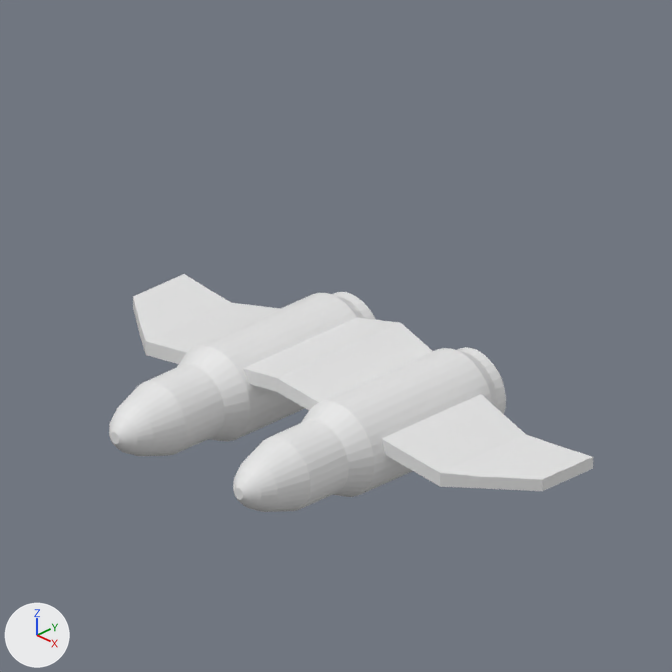
What one commit did to the Blender file data/plane.blend.
The view is the same before and after, from the file's camera 'Camera'. Lighting does not change. The marker at lower left points along +X, +Y and +Z.

Script lines for the objects in view, before the commit:
```python
me_cube_001 = bpy.data.meshes.new('Cube.001')
me_cube_001.from_pydata(...)  # 16 vertices, 13 faces; spans x -3.15..0.0, y -0.91..1.0, z -0.08..0.52
# before: 0 (-2.27, -0.66, -0.08) at pixel (145, 355), 1 (-2.27, -0.66, 0.08) at pixel (145, 341), 2 (-2.27, 0.66, -0.08), 3 (-2.27, 0.66, 0.08) at pixel (231, 302), 4 (0.0, -0.91, 0.36) at pixel (277, 391)
# before: 5 (0.0, -0.91, 0.52) at pixel (277, 378), 6 (0.0, 1.0, 0.36), 7 (0.0, 1.0, 0.52) at pixel (400, 322)
me_cylinder = bpy.data.meshes.new('Cylinder')
me_cylinder.from_pydata(...)  # 448 vertices, 418 faces; spans x -1.51..-0.41, y -0.55..0.55, z -1.28..2.45
ob_cube = bpy.data.objects.new('Cube', me_cube_001)
ob_cube.parent = ob_empty
ob_cube.location = (0.0, 0.0, 0.0)
_m = ob_cube.modifiers.new('Mirror', 'MIRROR')
ob_cylinder = bpy.data.objects.new('Cylinder', me_cylinder)
ob_cylinder.parent = ob_empty
ob_cylinder.location = (0.0, 0.0, 0.0)
ob_cylinder.rotation_euler = (1.571, 0.0, 0.0)  # degrees (90, 0, 0)
_m = ob_cylinder.modifiers.new('Mirror', 'MIRROR')
```
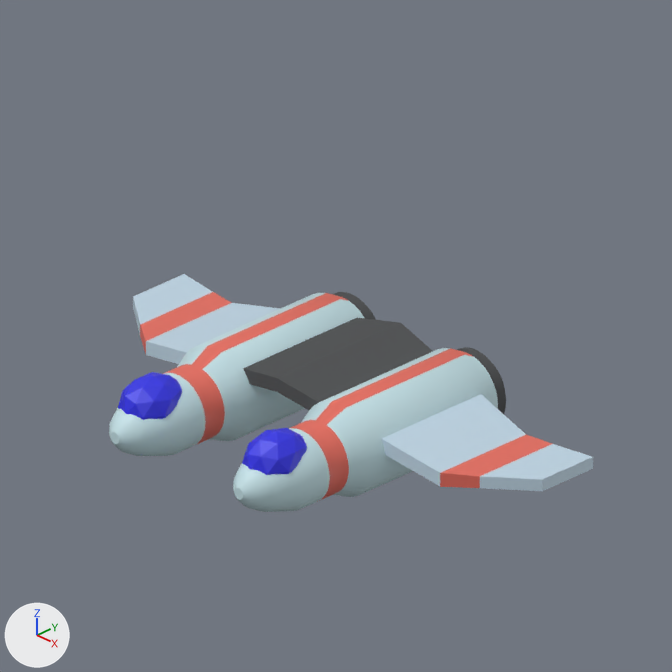
What the commit changed:
Material 'Material.005' (mat_material_005) is new.
Its base color is (0.8, 0.154, 0.114) (red #e76d5f).
Material 'Material.004' (mat_material_004) is new.
Its base color is (0.0962, 0.0997, 0.102) (dark grey #57595a).
Its specular ior level is 0.0.
Material 'Material.003' (mat_material_003) is new.
Its base color is (0.539, 0.686, 0.8) (blue #c2d8e7).
Material 'Material.006' (mat_material_006) is new.
Its base color is (0.753, 0.44, 0.799) (pink #e1b1e7).
Its emission color is (0.753, 0.44, 0.799) (pink #e1b1e7).
Its emission strength is 0.7.
Material 'Material.001' (mat_material_001) is new.
Its base color is (0.556, 0.754, 0.8) (white #c5e1e7).
Material 'Material.002' (mat_material_002) is new.
Its base color is (0.00476, 0.00454, 0.8) (blue #0f0ee7).
Its specular ior level is 1.0.
me_cylinder is used by ob_cylinder; parent ob_empty; location (0.0, 0.0, 0.0); rotation (1.571, 0.0, 0.0), in degrees (90, 0, 0).
me_cylinder had 448 vertices, 418 faces and spanned x -1.51..-0.41, y -0.55..0.55, z -1.28..2.45.
me_cylinder now has 480 vertices, 450 faces and spans x -1.51..-0.41, y -0.55..0.55, z -1.28..2.45.
Part 1, on me_cylinder:
32 faces are deleted.
32 new vertices lie (0.0, 0.0, 0.29) away from vertices in x -1.38..-0.53, y -0.43..0.43, z 1.19.
32 new faces join them, mat_material_001 (white #c5e1e7).
32 new faces join them, mat_material_005 (red #e76d5f).
me_cylinder part 2: 219 faces spanning x -1.51..-0.41, y -0.55..0.54, z -1.07..2.45 switch from no material to mat_material_001 (white #c5e1e7).
me_cylinder part 3: 6 faces spanning x -1.06..-0.85, y 0.42..0.55, z -1.07..1.19 switch from no material to mat_material_005 (red #e76d5f).
me_cylinder part 4: 96 faces spanning x -1.42..-0.49, y -0.46..0.46, z -1.28..-1.07 switch from no material to mat_material_004 (dark grey #57595a).
me_cylinder now uses material mat_material_006 (pink #e1b1e7).
me_cube_001 is used by ob_cube; parent ob_empty; location (0.0, 0.0, 0.0).
Verts and faces of me_cube_001; kept vertices keep their numbers, new ones are numbered from 16.
me_cube_001 had 16 vertices, 13 faces and spanned x -3.15..0.0, y -0.91..1.0, z -0.08..0.52.
me_cube_001 now has 20 vertices, 17 faces and spans x -3.15..0.0, y -0.91..1.0, z -0.08..0.52.
Part 5, on me_cube_001:
Faces deleted: (2, 3, 7, 6), (0, 4, 5, 1), (0, 2, 6, 4), (1, 5, 7, 3).
New vertex 16 is at (-0.74, 0.89, 0.21).
New vertex 17 is at (-0.74, 0.89, 0.38).
New vertex 18 is at (-0.74, -0.83, 0.21).
New vertex 19 is at (-0.74, -0.83, 0.38).
New faces: (6, 16, 17, 7), (4, 18, 16, 6), (5, 7, 17, 19), (4, 5, 19, 18) (mat_material_004 (dark grey #57595a)).
New faces: (0, 18, 19, 1), (1, 19, 17, 3), (0, 2, 16, 18), (2, 3, 17, 16) (mat_material_003 (blue #c2d8e7)).
me_cube_001 part 6: 5 faces spanning x -3.15..-2.61, y -0.4..0.81, z -0.07..0.07 switch from no material to mat_material_003 (blue #c2d8e7).
me_cube_001 part 7: 4 faces spanning x -2.61..-2.27, y -0.66..0.72, z -0.08..0.08 switch from no material to mat_material_005 (red #e76d5f).
me_cube_001 now uses material mat_material_004 (dark grey #57595a).
Mesh me_icosphere is new.
It is an icosphere of 80 faces spanning x -1.271..-0.64, y -2.286..-1.448, z -0.11..0.553.
It uses material mat_material_002 (blue #0f0ee7).
Object 'Icosphere' (ob_icosphere) is new; it shows me_icosphere.
Its parent is ob_empty.
Its location is (0.0, 0.0, 0.0).
It gains a MIRROR modifier named 'Mirror'.

What differs and where, as boxes [x1, y1, x2, y2] in the pictures (672 x 672 px):
'Icosphere', added (blue)
    after: [118, 372, 307, 475]
part 1 of me_cylinder, built on
    before: [145, 364, 349, 510]
    after: [163, 364, 349, 510]
part 2 of me_cylinder, recoloured
    both: [109, 292, 498, 512]
part 3 of me_cylinder, recoloured (white to red)
    both: [192, 293, 474, 425]
part 4 of me_cylinder, recoloured (white to grey)
    both: [333, 292, 506, 414]
part 5 of me_cube_001, built on
    both: [146, 303, 526, 486]
part 6 of me_cube_001, recoloured
    both: [133, 274, 593, 491]
part 7 of me_cube_001, recoloured (white to red)
    both: [140, 292, 552, 488]
